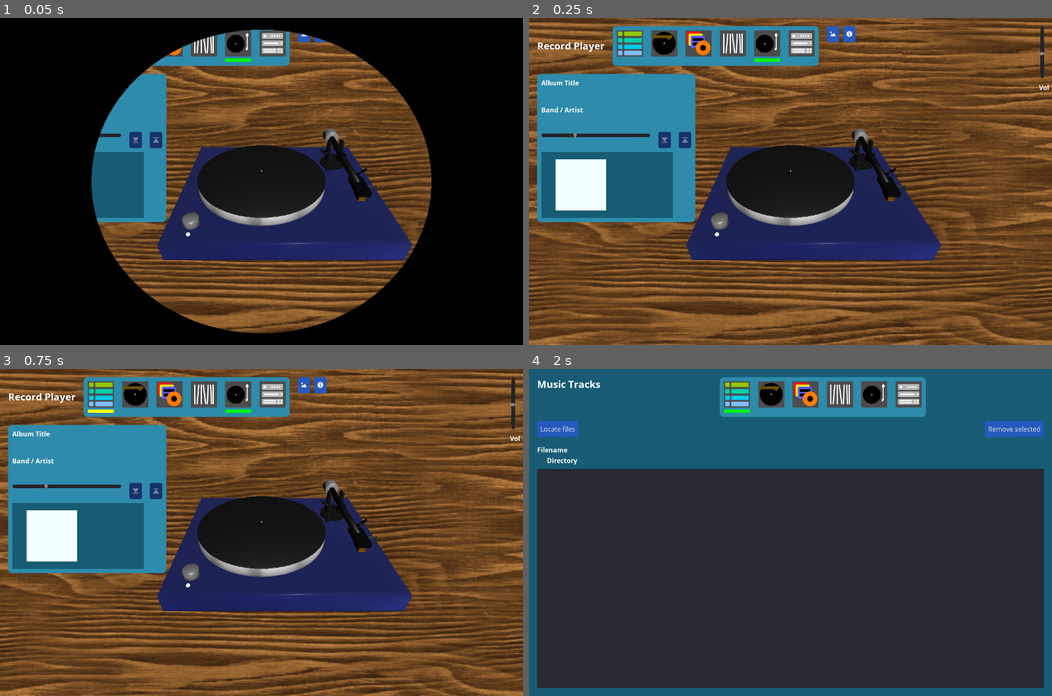
Above: before the commit, frames 1-4 (two rows, left to right).
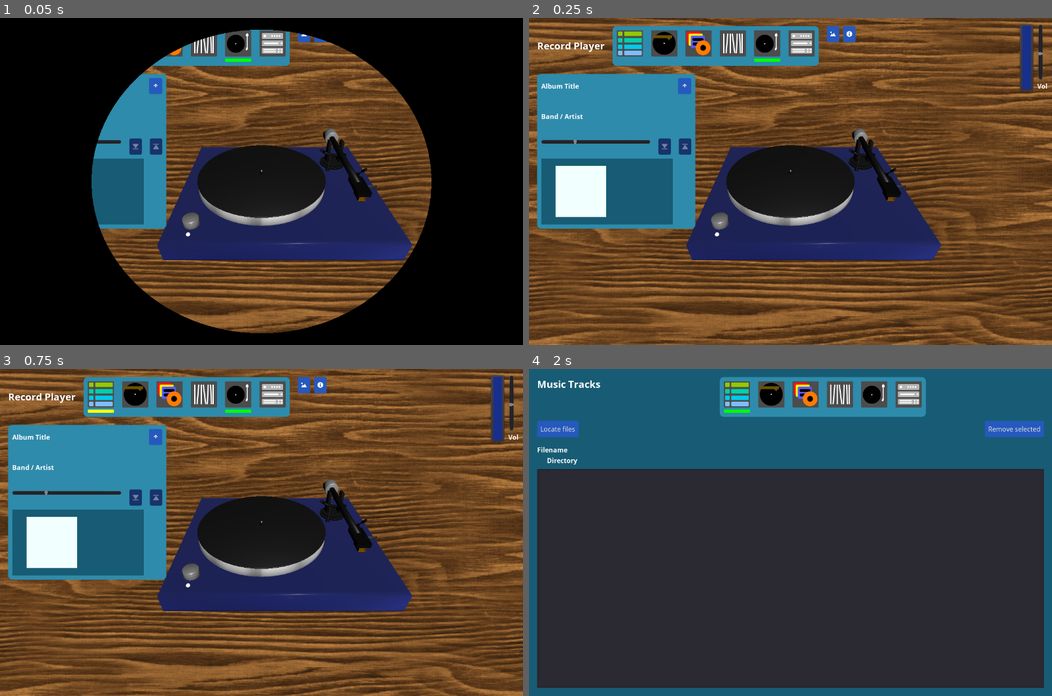
Above: after the commit, the same moments.

Repository: andrew-wilkes/vinyl
Game: Godot game, scene res://scenes/Turntable.tscn
The game is run twice, just before and just after one commit, with the same random seed, the same clock (stepped at 60 frames per second) and the same inputs. This scene is started directly instead of the project's main scene.
Inputs (mouse positions are in pixels of both pictures, inside the frame that each line leads up to):
- Up to frame 1 (0.05 s): no input
- Up to frame 2 (0.25 s): no input
- Up to frame 3 (0.75 s): click (99, 395) at 0.5 s
- Up to frame 4 (2 s): tap Enter at 1.25 s; move the mouse to (905, 516) at 1.27 s; hold Right (ui_right) from 1.28 s (still down); tap Delete at 1.35 s; click (905, 516) at 1.42 s

The runs differ from the first frame. In frame 1, 1.0% of the frame differs, in the area x 17-32%, y 18-65%; in frame 2, 3.6%, in the area x 1-100%, y 1-65%; in frame 3, 3.6%; in frame 4, nothing differs.
Error before the commit: Invalid call. Nonexistent function 'get_font_dir' in base 'Nil'. (res://classes/settings.gd:26)
Error after the commit: Invalid call. Nonexistent function 'get_font_dir' in base 'Nil'. (res://classes/settings.gd:27)

Commit message:
Add deck color feature

Diff:
--- a/src/classes/settings.gd
+++ b/src/classes/settings.gd
@@ -11,6 +11,7 @@
 export var last_font_dir = ""
 export var volume = 8.0
 export var background_image = ""
+export var deck_color = 0x050d42
 
 func save_data():
 	g.remove_empty_albums()
--- a/src/scenes/Turntable.gd
+++ b/src/scenes/Turntable.gd
@@ -19,6 +19,7 @@
 onready var support = find_node("SupportPin")
 onready var lever_handle = find_node("LeverHandle")
 onready var led = find_node("Led").mesh.surface_get_material(0)
+onready var deck = find_node("Deck").mesh.surface_get_material(0)
 onready var lever_handle_shader = lever_handle.mesh.surface_get_material(0).next_pass
 onready var switch_handle_shader = switch.mesh.surface_get_material(0).next_pass
 onready var arm_handle_shader = arm_handle.mesh.surface_get_material(0).next_pass
@@ -49,7 +50,7 @@
 var side_playing = 0
 
 func _ready():
-	$c/Vol/VolSlider.value = g.settings.volume
+	get_node("%VolSlider").value = g.settings.volume
 	audio = Audio.new($Audio)
 	set_led_color(0)
 	relocate_collision_area($LeverArea, lever_handle)
@@ -81,6 +82,8 @@
 	else:
 		get_node("%Details").hide()
 		set_process(false)
+	set_deck_color(g.settings.deck_color)
+	get_node("%DeckColor").color = g.settings.deck_color
 
 
 func get_data_texture(idata):
@@ -113,6 +116,10 @@
 func set_led_color(idx):
 	led.set("albedo_color", LED_COLORS[idx])
 	target_speed = g.RPMS.values()[idx]
+
+
+func set_deck_color(col):
+	deck.set("albedo_color", col)
 
 
 func relocate_collision_area(src: Spatial, dest: Spatial):
@@ -435,7 +442,7 @@
 	g.settings.volume = value
 	var db = -pow(8.0 - value, 1.8)
 	AudioServer.set_bus_volume_db(0, db)
-	$c/Vol/VolSlider.hint_tooltip = "%d db" % db
+	get_node("%VolSlider").hint_tooltip = "%d db" % db
 
 
 func _on_Vol_draw():
@@ -468,3 +475,18 @@
 	var tex = g.get_resized_texture(path)
 	get_node("%Background").texture = tex.texture
 	resize_bg()
+
+
+func _on_Open_pressed():
+	get_node("%Details").visible = true
+	get_node("%Open").visible = false
+
+
+func _on_Close_pressed():
+	get_node("%Details").visible = false
+	get_node("%Open").visible = true
+
+
+func _on_DeckColor_color_changed(color):
+	g.settings.deck_color = color
+	set_deck_color(color)
--- a/src/scenes/Turntable.tscn
+++ b/src/scenes/Turntable.tscn
@@ -20,6 +20,8 @@
 [ext_resource path="res://assets/info.png" type="Texture" id=18]
 [ext_resource path="res://assets/picture.png" type="Texture" id=19]
 [ext_resource path="res://scenes/ImageSelector.tscn" type="PackedScene" id=20]
+[ext_resource path="res://assets/ArrowDown.svg" type="Texture" id=21]
+[ext_resource path="res://assets/ArrowUp.svg" type="Texture" id=22]
 
 [sub_resource type="CylinderShape" id=1]
 height = 0.19
@@ -163,13 +165,21 @@
 [node name="HB2" type="HBoxContainer" parent="c/M/VB"]
 margin_top = 117.0
 margin_right = 779.0
-margin_bottom = 479.0
-mouse_filter = 2
+margin_bottom = 495.0
+mouse_filter = 2
+
+[node name="Open" type="Button" parent="c/M/VB/HB2"]
+unique_name_in_owner = true
+visible = false
+margin_right = 32.0
+margin_bottom = 378.0
+hint_tooltip = "Show details"
+icon = ExtResource( 21 )
 
 [node name="Details" type="PanelContainer" parent="c/M/VB/HB2"]
 unique_name_in_owner = true
 margin_right = 387.0
-margin_bottom = 362.0
+margin_bottom = 378.0
 mouse_filter = 2
 size_flags_horizontal = 3
 
@@ -177,42 +187,60 @@
 margin_left = 10.0
 margin_top = 10.0
 margin_right = 377.0
-margin_bottom = 352.0
+margin_bottom = 368.0
 mouse_filter = 2
 size_flags_horizontal = 3
 custom_constants/separation = 10
 
-[node name="Label" type="Label" parent="c/M/VB/HB2/Details/Items"]
-margin_right = 367.0
-margin_bottom = 23.0
+[node name="HB2" type="HBoxContainer" parent="c/M/VB/HB2/Details/Items"]
+margin_right = 367.0
+margin_bottom = 39.0
+
+[node name="Label" type="Label" parent="c/M/VB/HB2/Details/Items/HB2"]
+margin_top = 8.0
+margin_right = 92.0
+margin_bottom = 31.0
 custom_fonts/font = ExtResource( 3 )
 text = "Album Title"
 
+[node name="Sp" type="Control" parent="c/M/VB/HB2/Details/Items/HB2"]
+margin_left = 96.0
+margin_right = 331.0
+margin_bottom = 39.0
+size_flags_horizontal = 3
+
+[node name="Close" type="Button" parent="c/M/VB/HB2/Details/Items/HB2"]
+margin_left = 335.0
+margin_right = 367.0
+margin_bottom = 39.0
+hint_tooltip = "Hide"
+icon = ExtResource( 22 )
+
 [node name="Title" type="Label" parent="c/M/VB/HB2/Details/Items"]
 unique_name_in_owner = true
-margin_top = 33.0
-margin_right = 367.0
-margin_bottom = 56.0
+margin_top = 49.0
+margin_right = 367.0
+margin_bottom = 72.0
 custom_fonts/font = ExtResource( 6 )
 
 [node name="Label2" type="Label" parent="c/M/VB/HB2/Details/Items"]
-margin_top = 66.0
-margin_right = 367.0
-margin_bottom = 89.0
+margin_top = 82.0
+margin_right = 367.0
+margin_bottom = 105.0
 custom_fonts/font = ExtResource( 3 )
 text = "Band / Artist"
 
 [node name="Band" type="Label" parent="c/M/VB/HB2/Details/Items"]
 unique_name_in_owner = true
-margin_top = 99.0
-margin_right = 367.0
-margin_bottom = 122.0
+margin_top = 115.0
+margin_right = 367.0
+margin_bottom = 138.0
 custom_fonts/font = ExtResource( 6 )
 
 [node name="HB" type="HBoxContainer" parent="c/M/VB/HB2/Details/Items"]
-margin_top = 132.0
-margin_right = 367.0
-margin_bottom = 171.0
+margin_top = 148.0
+margin_right = 367.0
+margin_bottom = 187.0
 custom_constants/separation = 20
 
 [node name="HSlider" type="HSlider" parent="c/M/VB/HB2/Details/Items/HB"]
@@ -240,9 +268,9 @@
 icon = ExtResource( 9 )
 
 [node name="VPC" type="ViewportContainer" parent="c/M/VB/HB2/Details/Items"]
-margin_top = 181.0
-margin_right = 367.0
-margin_bottom = 342.0
+margin_top = 197.0
+margin_right = 367.0
+margin_bottom = 358.0
 rect_min_size = Vector2( 0, 160 )
 
 [node name="Viewport" type="Viewport" parent="c/M/VB/HB2/Details/Items/VPC"]
@@ -257,7 +285,7 @@
 [node name="Control" type="Control" parent="c/M/VB/HB2"]
 margin_left = 391.0
 margin_right = 779.0
-margin_bottom = 362.0
+margin_bottom = 378.0
 mouse_filter = 2
 size_flags_horizontal = 3
 
@@ -275,26 +303,40 @@
 margin_right = 640.0
 margin_bottom = 17.0
 
-[node name="Vol" type="VBoxContainer" parent="c"]
+[node name="Controls" type="HBoxContainer" parent="c"]
 anchor_left = 1.0
 anchor_right = 1.0
-margin_left = -32.0
-margin_top = 19.0
-margin_right = -1.0
-margin_bottom = 181.0
+margin_left = -78.0
+margin_top = 16.0
+margin_right = -11.0
+margin_bottom = 178.0
 custom_constants/separation = 10
 
-[node name="VolSlider" type="VSlider" parent="c/Vol"]
+[node name="DeckColor" type="ColorPickerButton" parent="c/Controls"]
+unique_name_in_owner = true
+margin_right = 32.0
+margin_bottom = 162.0
+rect_min_size = Vector2( 32, 0 )
+color = Color( 0.0941176, 0.188235, 0.556863, 1 )
+edit_alpha = false
+
+[node name="Vol" type="VBoxContainer" parent="c/Controls"]
+margin_left = 42.0
+margin_right = 67.0
+margin_bottom = 162.0
+
+[node name="VolSlider" type="VSlider" parent="c/Controls/Vol"]
+unique_name_in_owner = true
 margin_right = 16.0
-margin_bottom = 129.0
+margin_bottom = 135.0
 size_flags_vertical = 3
 max_value = 8.0
 step = 0.1
 value = 3.7
 
-[node name="Label" type="Label" parent="c/Vol"]
+[node name="Label" type="Label" parent="c/Controls/Vol"]
 margin_top = 139.0
-margin_right = 31.0
+margin_right = 25.0
 margin_bottom = 162.0
 custom_fonts/font = ExtResource( 3 )
 text = "Vol"
@@ -387,10 +429,13 @@
 [connection signal="mouse_exited" from="SwitchArea" to="." method="_on_SwitchArea_mouse_exited"]
 [connection signal="pressed" from="c/M/VB/HB/GC/Picture" to="." method="_on_Picture_pressed"]
 [connection signal="pressed" from="c/M/VB/HB/GC/Info" to="." method="_on_Info_pressed"]
+[connection signal="pressed" from="c/M/VB/HB2/Open" to="." method="_on_Open_pressed"]
+[connection signal="pressed" from="c/M/VB/HB2/Details/Items/HB2/Close" to="." method="_on_Close_pressed"]
 [connection signal="pressed" from="c/M/VB/HB2/Details/Items/HB/Play" to="." method="_on_Play_pressed"]
 [connection signal="pressed" from="c/M/VB/HB2/Details/Items/HB/Eject" to="." method="_on_Eject_pressed"]
-[connection signal="draw" from="c/Vol" to="." method="_on_Vol_draw"]
-[connection signal="value_changed" from="c/Vol/VolSlider" to="." method="_on_VolSlider_value_changed"]
+[connection signal="draw" from="c/Controls" to="." method="_on_Vol_draw"]
+[connection signal="color_changed" from="c/Controls/DeckColor" to="." method="_on_DeckColor_color_changed"]
+[connection signal="value_changed" from="c/Controls/Vol/VolSlider" to="." method="_on_VolSlider_value_changed"]
 [connection signal="file_selected" from="c/ImageSelector" to="." method="_on_ImageSelector_file_selected"]
 [connection signal="input_event" from="Disc/Area" to="." method="_on_disc_input_event"]
 [connection signal="mouse_entered" from="Disc/Area" to="." method="_on_disc_mouse_entered"]
Not shown: 1 places in src/scenes/Turntable.tscn that only renumber resources
